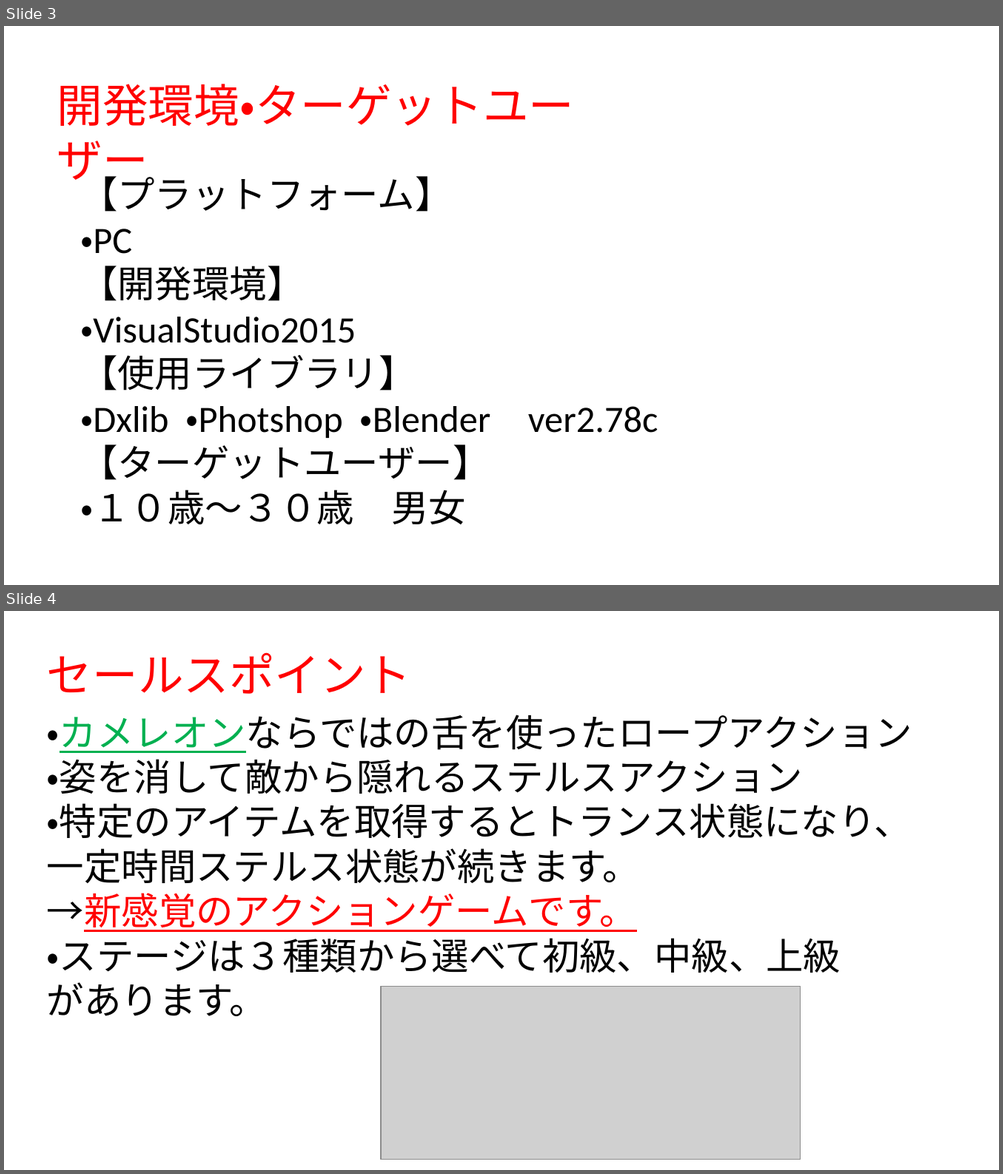
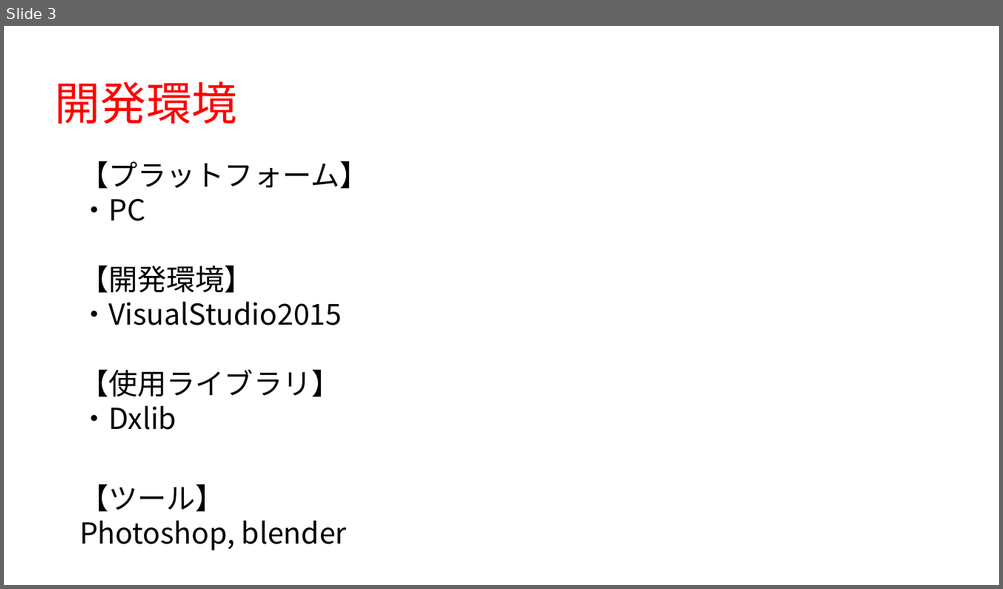
Before and after one commit to 1601323/Gameproject, a slide deck: ヴィリレオン.pptx. Shown one above the other, each under a label of ours: slides 3 and 4 before the commit, slide 3 after it. The pictures are 1003x1174 and 1003x589 pixels, drawn with LibreOffice and Linux fonts; fonts in the diff are those of the drawing; grey boxes stand for pictures. Boxes give left, top, right and bottom in pixels: in the first picture for what was removed or moved away, otherwise in the second. Text is boxed around its words. In the diff, an @@ line names an element or a change of style, - is before the commit and + after.

```diff
--- a/ヴィリレオン.pptx
+++ b/ヴィリレオン.pptx
@@ slide 4 removed at bbox=[4, 611, 999, 1170], background #FFFFFF @@
@@ text removed at bbox=[47, 652, 412, 694] @@
-セールスポイント
@@ text removed at bbox=[47, 715, 912, 1017] @@
-・カメレオンならではの舌を使ったロープアクション
-・姿を消して敵から隠れるステルスアクション
-・特定のアイテムを取得するとトランス状態になり、
-一定時間ステルス状態が続きます。
-→新感覚のアクションゲームです。
-・ステージは３種類から選べて初級、中級、上級
-があります。
@@ picture removed at bbox=[381, 986, 800, 1160] @@
@@ slide 3 changed as well @@
@@ text at bbox=[55, 82, 237, 124]: text changed; font Calibri to Noto Sans CJK JP @@
-開発環境・ターゲットユーザー
+開発環境
@@ text "【プラットフォーム】": place and size @@
-text "【プラットフォーム】" at bbox=[80, 170, 491, 525]
+text "【プラットフォーム】" at bbox=[79, 161, 368, 551]
@@ text at bbox=[79, 161, 368, 397]: size 36 to 28 pt, font Calibri to Noto Sans CJK JP in "【プラットフォーム】", "・PC", "【開発環境】", "・VisualStudio2015" and 1 more places @@
@@ text at bbox=[79, 406, 347, 551]: text changed; size 36 to 28 pt; font Calibri to Noto Sans CJK JP @@
-・Dxlib ・Photshop ・Blender ver2.78c
-【ターゲットユーザー】
-・１０歳～３０歳 男女
+・Dxlib
+【ツール】
+Photoshop, blender
```
Also in this commit, not shown: 3 other slides changed, 5 slides added.
